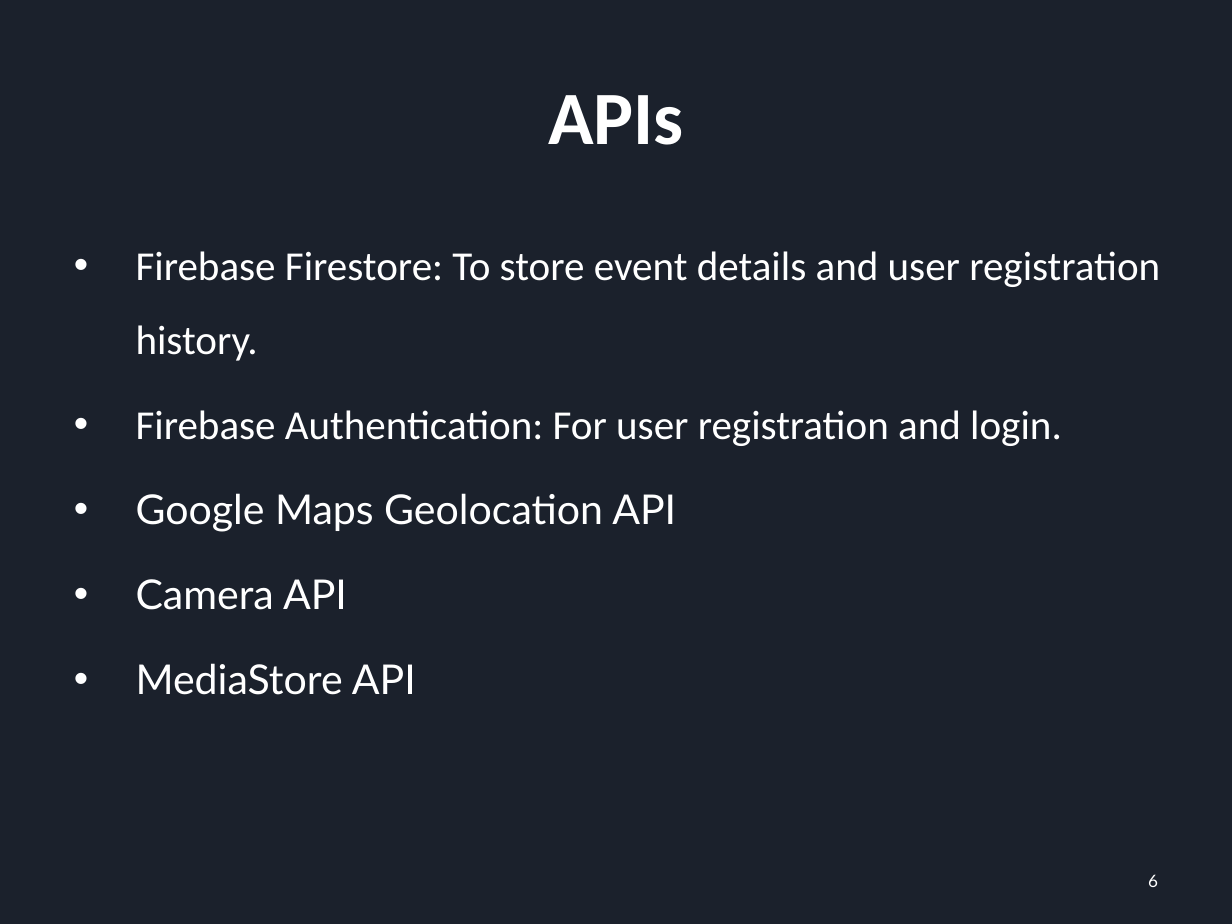
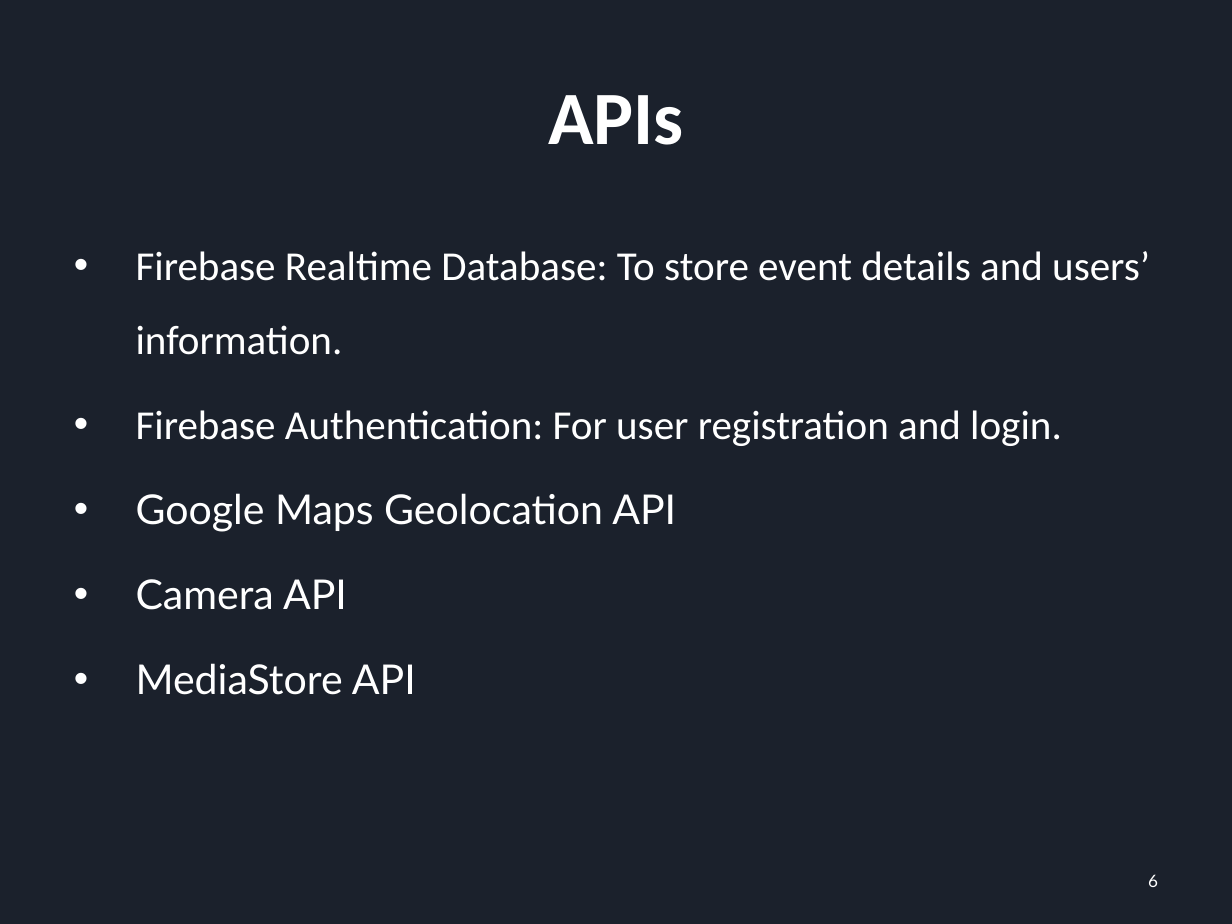
Before and after one commit to YuchenCao1/Jialong-Yuchen-Zihan-Team-BU-Event-Planer, a slide deck: slide 6 of Sprint_1_PRE.pptx. Drawn at 1232x924 pixels with LibreOffice and Linux fonts; fonts in the diff are those of the drawing. Boxes give left, top, right and bottom in pixels: in the first picture for what was removed or moved away, otherwise in the second. Text is boxed around its words. In the diff, an @@ line names an element or a change of style, - is before the commit and + after.

```diff
--- a/Sprint_1_PRE.pptx
+++ b/Sprint_1_PRE.pptx
@@ text at [136,251,1150,355]: text changed @@
-• Firebase Firestore: To store event details and user registration history.
+• Firebase Realtime Database: To store event details and users’ information.
```
